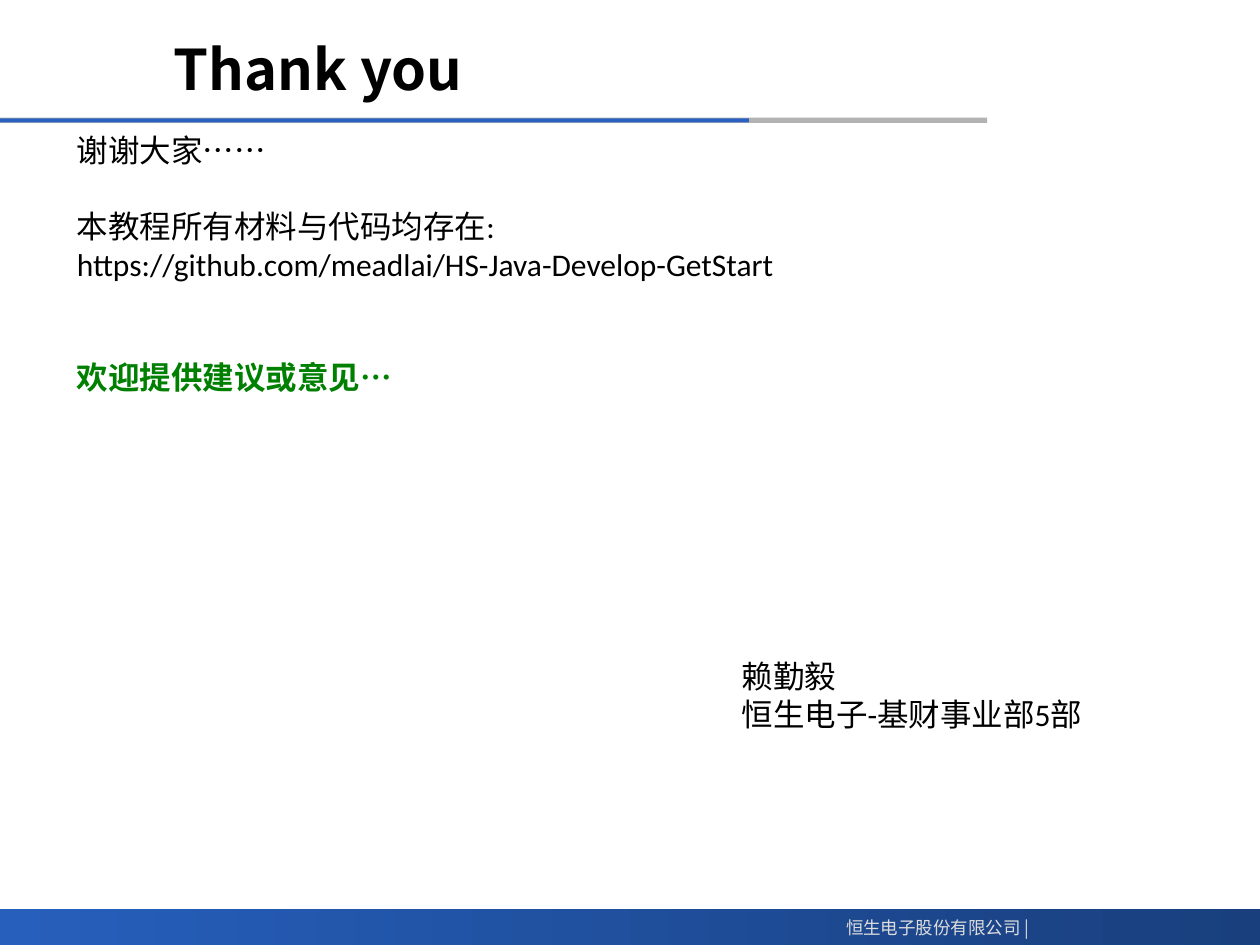
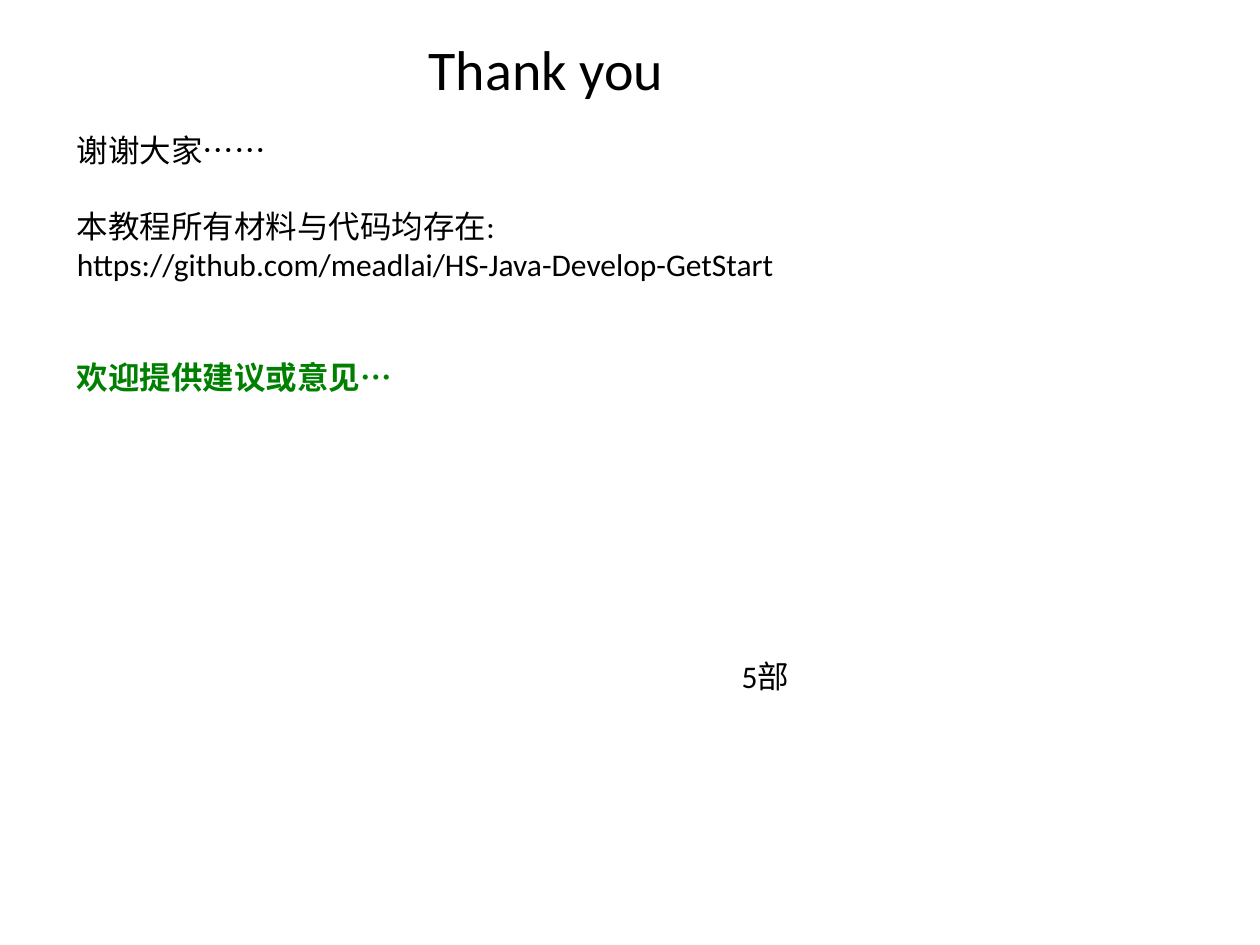
Before and after one commit to meadlai/HS-Java-Develop-GetStart, a slide deck: slide 13 of matiral/Java应用程序开发入门.pptx (slide 14 before the commit). Drawn at 1260x945 pixels with LibreOffice and Linux fonts; fonts in the diff are those of the drawing; background and template pictures are left out. Boxes give left, top, right and bottom in pixels: in the first picture for what was removed or moved away, otherwise in the second. Text is boxed around its words. In the diff, an @@ line names an element or a change of style, - is before the commit and + after.

```diff
--- a/matiral/Java应用程序开发入门.pptx
+++ b/matiral/Java应用程序开发入门.pptx
@@ title "Thank you" at (429, 51, 664, 99): font Noto Sans CJK SC to Calibri, bold off; alignment left to centre @@
@@ line removed from (0, 120) to (988, 120) @@
@@ line removed from (0, 120) to (748, 120) @@
@@ text at (742, 662, 789, 691): text changed @@
-赖勤毅
-恒生电子-基财事业部5部
+5部
@@ rectangle removed at (0, 910, 1260, 945) @@
@@ text removed at (846, 919, 1020, 936) @@
-恒生电子股份有限公司 |
```
Also in this commit, not shown: 12 other slides changed, 1 slide removed.
